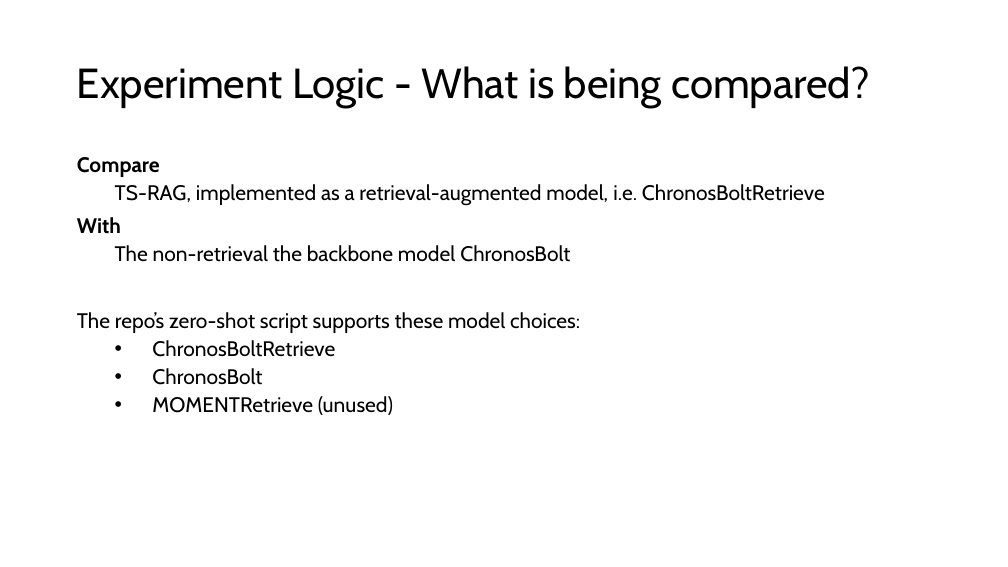
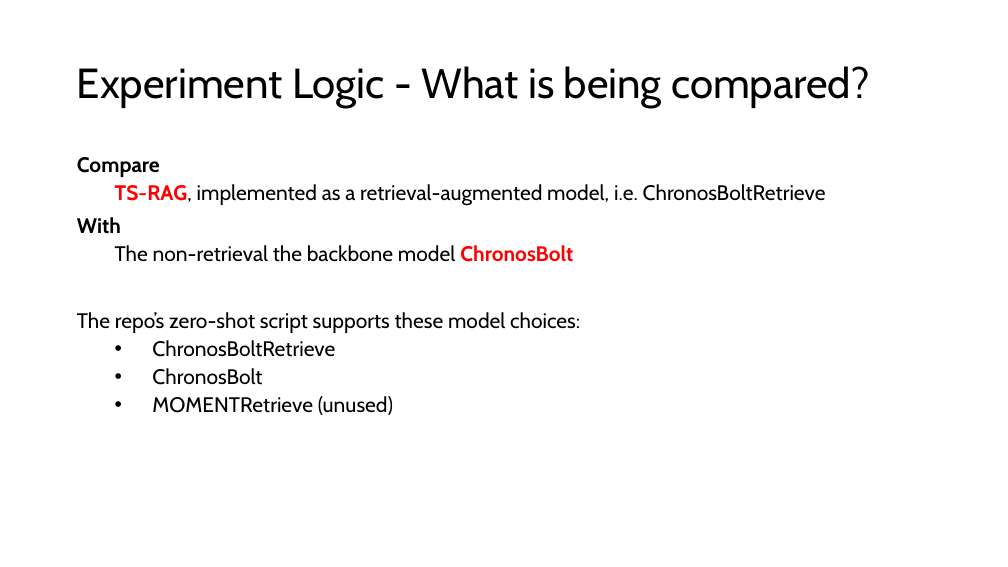
Before and after one commit to ZGRochelleDev/intelligent-systems-code-Review, a slide deck: slide 7 of deliverables/code-review-presentation.pptx. Drawn at 1008x567 pixels with LibreOffice and Linux fonts; fonts in the diff are those of the drawing. Boxes give left, top, right and bottom in pixels: in the first picture for what was removed or moved away, otherwise in the second. Text is boxed around its words. In the diff, an @@ line names an element or a change of style, - is before the commit and + after.

```diff
--- a/deliverables/code-review-presentation.pptx
+++ b/deliverables/code-review-presentation.pptx
@@ text at (x1=115, y1=184, x2=826, y2=262): text colour #000000 to #FF0000, bold on in "TS-RAG,", "ChronosBolt" @@
```
Also in this commit, not shown: 4 other slides changed, 2 other files.
